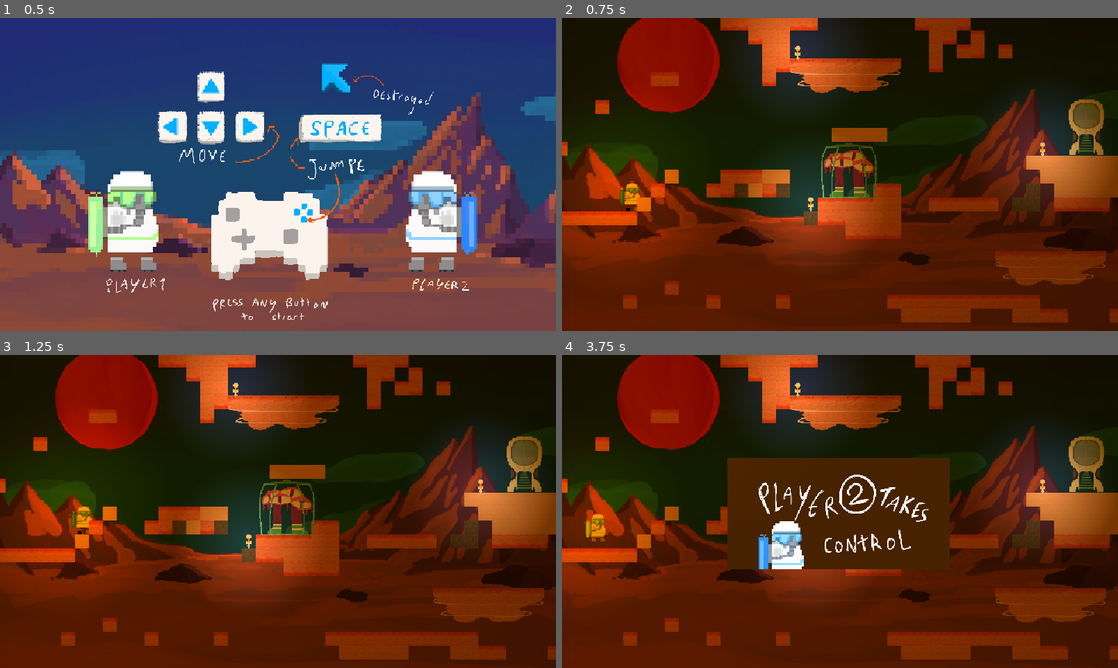
Above: before the commit, frames 1-4 (two rows, left to right).
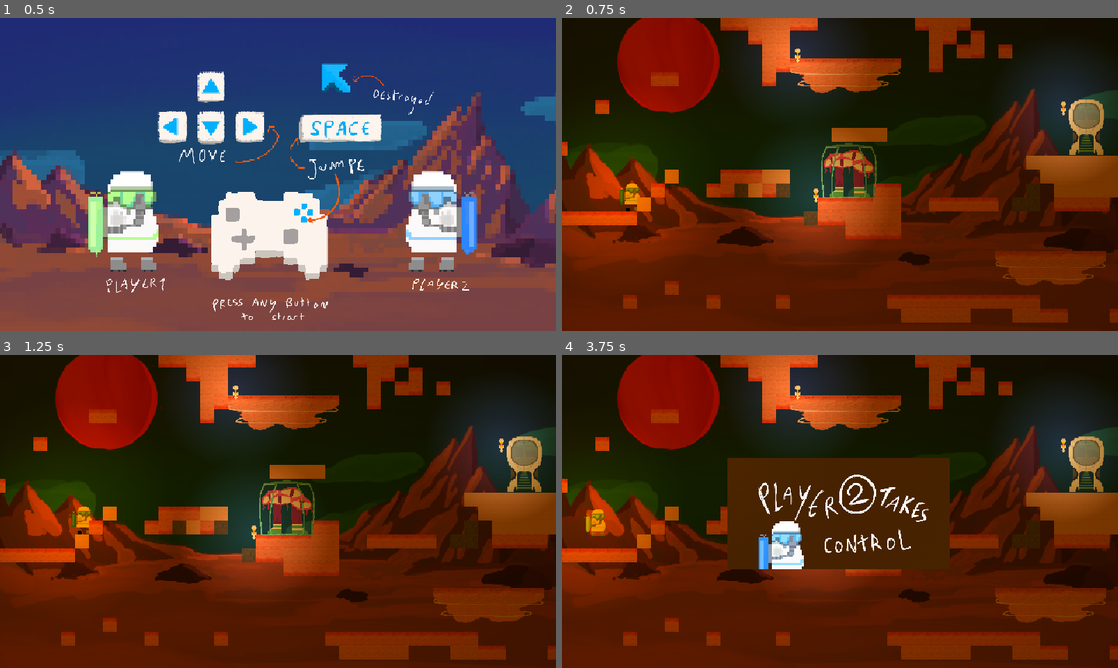
Above: after the commit, the same moments.

Repository: LeResteDuMonde/GameJamPSU
Game: Godot game, scene res://scene/Main.tscn
Two runs of this game, one before a commit and one after it. Both use one fixed random seed, a clock stepped at 60 frames per second and the inputs below.
Inputs (mouse positions are in pixels of both pictures, inside the frame that each line leads up to):
- Up to frame 1 (0.5 s): no input
- Up to frame 2 (0.75 s): tap Enter at 0.5 s; move the mouse to (962, 158) at 0.52 s; press the mouse at (962, 158) at 0.53 s; hold D (right) from 0.53 s (still down)
- Up to frame 3 (1.25 s): keep holding D (right); tap Space (jump) at 0.77 s
- Up to frame 4 (3.75 s): move the mouse to (728, 527) at 1.27 s; release the mouse at (728, 527) at 1.28 s; click (728, 527) at 1.35 s; tap Space (jump) at 1.52, 3.02, 3.5 s; move the mouse to (895, 442) at 2.02 s; release D (right) at 2.03 s; press the mouse at (895, 442) at 2.03 s; hold A (left) 2.03-2.78 s; move the mouse to (812, 574) at 2.77 s; release the mouse at (812, 574) at 2.78 s; hold D (right) from 2.78 s (still down); click (812, 574) at 2.85 s; move the mouse to (1006, 558) at 3.52 s; press the mouse at (1006, 558) at 3.53 s

Frame 1 is identical in both runs. In frame 2, 4.8% of the frame differs, in the area x 41-100%, y 8-62%; in frame 3, 4.8%; in frame 4, 5.0%, in the area x 4-100%, y 8-62%.

Commit message:
level1

Diff:
--- a/scene/Level1.tscn
+++ b/scene/Level1.tscn
@@ -20,7 +20,7 @@
 position = Vector2(283, -106)
 
 [node name="PlayerSpawn" type="Node2D" parent="."]
-position = Vector2(-283, 19)
+position = Vector2(-283, 13)
 
 [node name="CagedMonster" parent="." instance=ExtResource("5_sua0g")]
 position = Vector2(1, -1)
@@ -30,13 +30,13 @@
 speed = 0.01
 
 [node name="LightSource" parent="MoovingPlatform" instance=ExtResource("4_pxhfe")]
-position = Vector2(-55, -36)
+position = Vector2(-55, -33)
 
 [node name="LightSource" parent="." instance=ExtResource("4_pxhfe")]
-position = Vector2(233, -29)
+position = Vector2(257, -76)
 
 [node name="LightSource2" parent="." instance=ExtResource("4_pxhfe")]
-position = Vector2(-34, 34)
+position = Vector2(-28, 24)
 
 [node name="MoovingPlatform2" parent="." instance=ExtResource("3_b8mys")]
 position = Vector2(242, 118)
Not shown: 1 places in scene/Level1.tscn that only renumber resources
